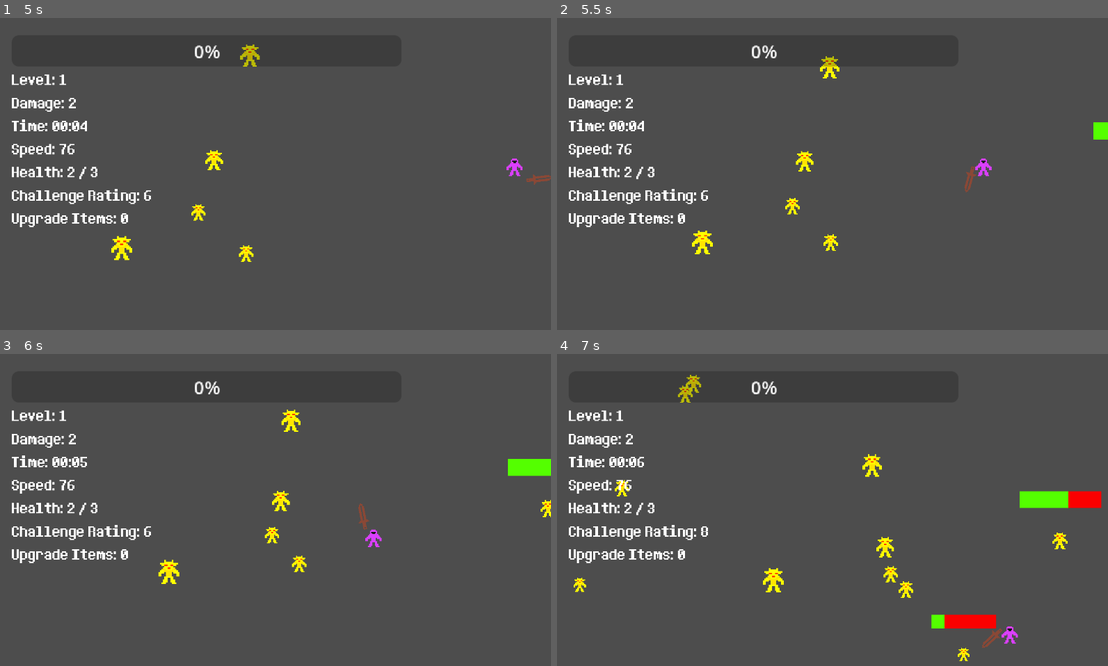
Above: before the commit, frames 1-4 (two rows, left to right).
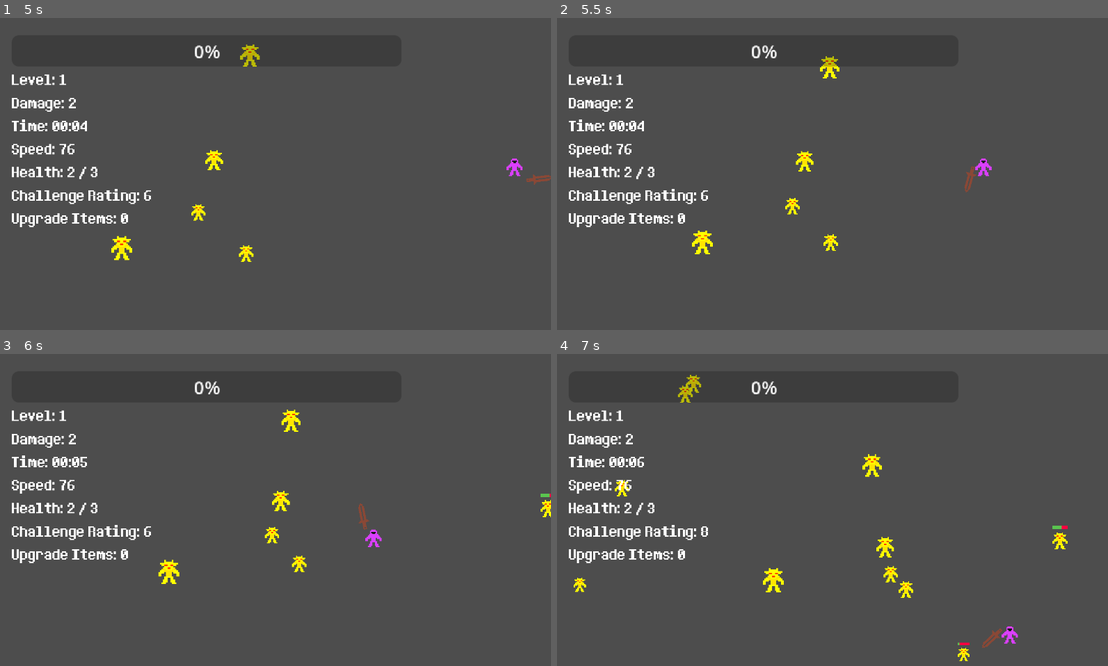
Above: after the commit, the same moments.

Repository: elygreen/GigaBlade
Game: Godot game, scene res://Main_Scenes/root_node.tscn
Same seed, same stepped clock (60 frames per second), same inputs: the game is played once before the commit and once after it.
Inputs (mouse positions are in pixels of both pictures, inside the frame that each line leads up to):
- Up to frame 1 (5 s): click "Start" at 0.5 s; tap Enter at 1.25 s; move the mouse to (396, 158) at 1.27 s; press the mouse at (396, 158) at 1.28 s; hold Right (ui_right) 1.28-2.03 s; move the mouse to (159, 189) at 2.02 s; release the mouse at (159, 189) at 2.03 s; hold Down (ui_down) 2.03-2.78 s; right-click (159, 189) at 2.1 s; move the mouse to (330, 105) at 2.77 s; press the mouse at (330, 105) at 2.78 s; hold Right (ui_right) 2.78-3.53 s; move the mouse to (242, 236) at 3.52 s; release the mouse at (242, 236) at 3.53 s; hold Up (ui_up) 3.53-4.28 s; right-click (242, 236) at 3.6 s; move the mouse to (440, 220) at 4.27 s; press the mouse at (440, 220) at 4.28 s; hold Left (ui_left) from 4.28 s (still down)
- Up to frame 2 (5.5 s): keep holding Left (ui_left); move the mouse to (661, 127) at 5.02 s; release the mouse at (661, 127) at 5.03 s; right-click (661, 127) at 5.1 s
- Up to frame 3 (6 s): move the mouse to (303, 510) at 5.77 s; release Left (ui_left) at 5.78 s; press the mouse at (303, 510) at 5.78 s; hold Down (ui_down) from 5.78 s (still down)
- Up to frame 4 (7 s): move the mouse to (744, 432) at 6.52 s; release Down (ui_down) at 6.53 s; release the mouse at (744, 432) at 6.53 s; hold Right (ui_right) from 6.53 s (still down); right-click (744, 432) at 6.6 s

Frame 1 is identical in both runs. In frame 2, 0.1% of the frame differs, in the area x 97-100%, y 33-39%; in frame 3, 0.5%; in frame 4, 1.4%, in the area x 67-99%, y 43-94%.

Commit message:
Changed ProgressBar to TextueProgressBar

Diff:
--- a/Enemies/basic_enemy.gd
+++ b/Enemies/basic_enemy.gd
@@ -13,7 +13,7 @@
 @export var hit_sound: AudioStream
 @export var death_sound: AudioStream
 
-@onready var health_bar = $ProgressBar
+@onready var health_bar = $TextureProgressBar
 
 
 enum State {CHASE}
--- a/Enemies/basic_enemy.tscn
+++ b/Enemies/basic_enemy.tscn
@@ -4,6 +4,8 @@
 [ext_resource type="PackedScene" uid="uid://c77irk07ugjss" path="res://xp_orb.tscn" id="2_iioo1"]
 [ext_resource type="PackedScene" uid="uid://cig6pci7eqpwd" path="res://upgrade_item.tscn" id="3_iioo1"]
 [ext_resource type="Texture2D" uid="uid://3ggeosr4ahqw" path="res://Images/GigaBladeSpritesheet.png" id="4_iioo1"]
+[ext_resource type="Texture2D" uid="uid://cpcb2jad4ngmg" path="res://Images/Progress_Texture_Red.png" id="5_rcyh1"]
+[ext_resource type="Texture2D" uid="uid://dpuw78g34jlim" path="res://Images/Progress_Texture_Green.png" id="6_qenpu"]
 
 [sub_resource type="RectangleShape2D" id="RectangleShape2D_naotq"]
 size = Vector2(10, 14)
@@ -13,12 +15,6 @@
 
 [sub_resource type="CircleShape2D" id="CircleShape2D_m2rku"]
 radius = 6.0827627
-
-[sub_resource type="StyleBoxFlat" id="StyleBoxFlat_gie15"]
-bg_color = Color(0.9843137, 0, 0, 1)
-
-[sub_resource type="StyleBoxFlat" id="StyleBoxFlat_iioo1"]
-bg_color = Color(0.32941177, 1, 0, 1)
 
 [node name="Enemy" type="CharacterBody2D" groups=["enemy"]]
 script = ExtResource("1_dvx36")
@@ -44,11 +40,15 @@
 [node name="CollisionShape2D" type="CollisionShape2D" parent="."]
 shape = SubResource("CircleShape2D_m2rku")
 
-[node name="ProgressBar" type="ProgressBar" parent="."]
-offset_left = -38.0
-offset_top = -47.0
-offset_right = 39.0
-offset_bottom = -31.0
-theme_override_styles/background = SubResource("StyleBoxFlat_gie15")
-theme_override_styles/fill = SubResource("StyleBoxFlat_iioo1")
-show_percentage = false
+[node name="TextureProgressBar" type="TextureProgressBar" parent="."]
+anchors_preset = 15
+anchor_right = 1.0
+anchor_bottom = 1.0
+offset_left = -8.0
+offset_top = -20.0
+offset_right = 8.0
+offset_bottom = -4.0
+grow_horizontal = 2
+grow_vertical = 2
+texture_under = ExtResource("5_rcyh1")
+texture_progress = ExtResource("6_qenpu")
Binary file added: Images/Progress_Texture_Green.png
Not shown, added: Images/Progress_Texture_Green.png.import
Binary file added: Images/Progress_Texture_Red.png
Not shown, added: Images/Progress_Texture_Red.png.import
